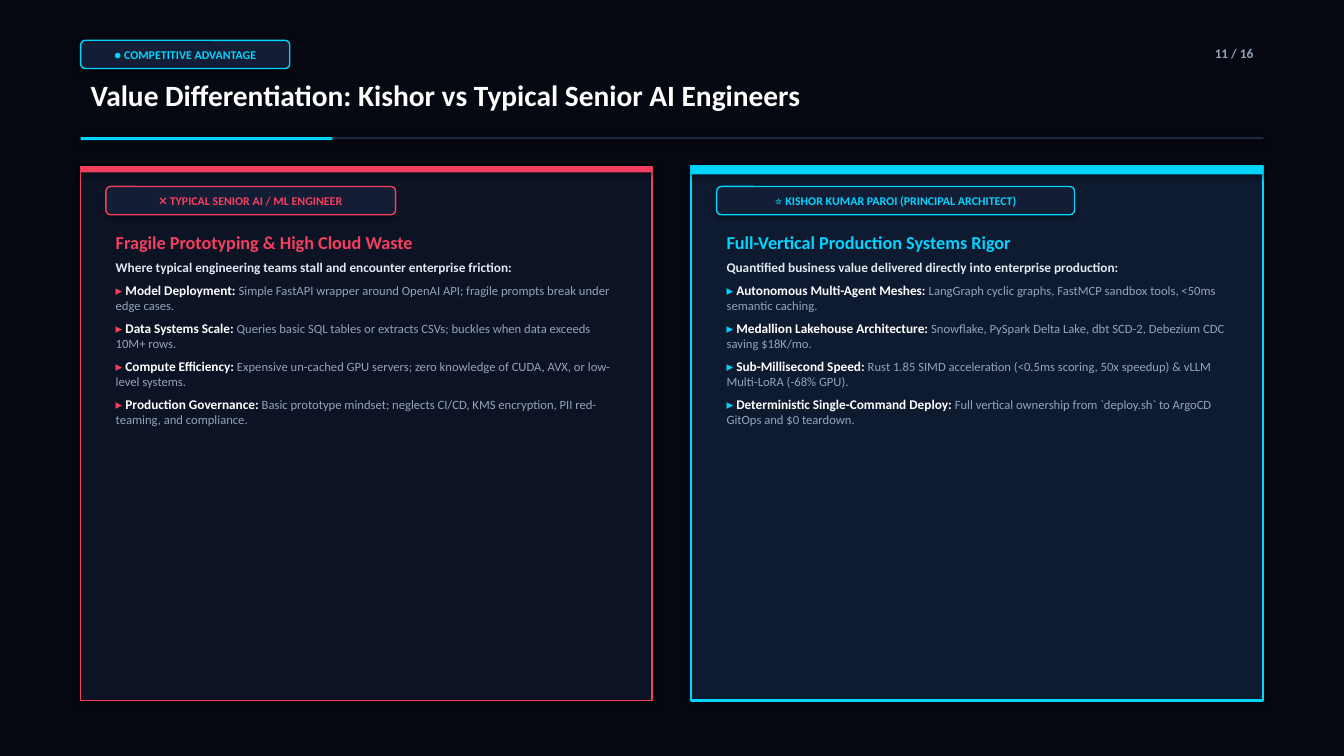
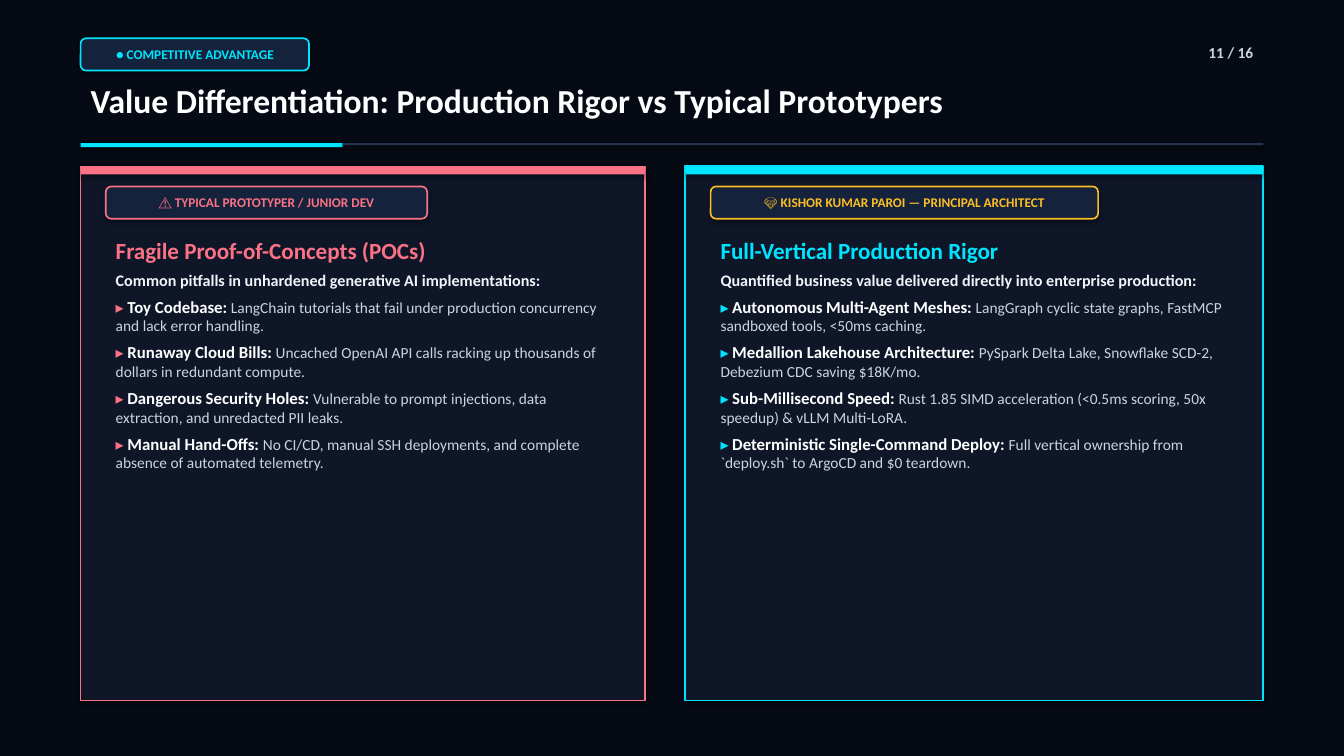
Before and after one commit to KishorKumarParoi/vantage-portfolio, a slide deck: slide 12 of Kishor_Kumar_Paroi_10000_Dollar_Executive_Deck.pptx. Drawn at 1344x756 pixels with LibreOffice and Linux fonts; fonts in the diff are those of the drawing. Boxes give left, top, right and bottom in pixels: in the first picture for what was removed or moved away, otherwise in the second. Text is boxed around its words. In the diff, an @@ line names an element or a change of style, - is before the commit and + after.

```diff
--- a/Kishor_Kumar_Paroi_10000_Dollar_Executive_Deck.pptx
+++ b/Kishor_Kumar_Paroi_10000_Dollar_Executive_Deck.pptx
@@ background #050811 to #060A14 @@
@@ rounded rectangle "● COMPETITIVE ADVANTAGE" resized from (x1=81, y1=40, x2=289, y2=69) to (x1=81, y1=38, x2=310, y2=71) @@
@@ rounded rectangle "● COMPETITIVE ADVANTAGE" at (x1=81, y1=38, x2=310, y2=71): size 8.5 to 9.5 pt, text colour #00D4FF to #00E5FF; fill #131E36 to #15223C; outline #00D4FF 1 pt to #00E5FF 1.2 pt @@
@@ text "11 / 16" moved from (x1=1215, y1=49, x2=1253, y2=58) to (x1=1208, y1=47, x2=1254, y2=58) @@
@@ text "11 / 16" at (x1=1208, y1=47, x2=1254, y2=58): size 9.5 to 11 pt, text colour #94A3B8 to #CBD5E1 @@
@@ text at (x1=91, y1=89, x2=942, y2=119): text changed; size 21 to 24 pt @@
-Value Differentiation: Kishor vs Typical Senior AI Engineers
+Value Differentiation: Production Rigor vs Typical Prototypers
@@ rectangle at (x1=81, y1=143, x2=343, y2=147): fill #00D4FF to #00E5FF @@
@@ rectangle resized from (x1=81, y1=137, x2=333, y2=140) to (x1=81, y1=143, x2=343, y2=147) @@
@@ rectangle resized from (x1=333, y1=137, x2=1263, y2=139) to (x1=343, y1=143, x2=1263, y2=145) @@
@@ rectangle at (x1=343, y1=143, x2=1263, y2=145): fill #1E293B to #24334E @@
@@ rectangle resized from (x1=81, y1=166, x2=652, y2=701) to (x1=81, y1=166, x2=645, y2=701) @@
@@ rectangle at (x1=81, y1=166, x2=645, y2=701): fill #0C1324 to #0E1628; outline #F43F5E 1 pt to #FB7185 1 pt @@
@@ rectangle resized from (x1=81, y1=166, x2=652, y2=172) to (x1=81, y1=166, x2=645, y2=174) @@
@@ rectangle at (x1=81, y1=166, x2=645, y2=174): fill #F43F5E to #FB7185 @@
@@ rectangle resized from (x1=692, y1=166, x2=1263, y2=701) to (x1=686, y1=166, x2=1263, y2=701) @@
@@ rectangle at (x1=686, y1=166, x2=1263, y2=701): fill #0E1A30 to #0E1628; outline #00D4FF 1.5 pt to #00E5FF 1.4 pt @@
@@ rectangle resized from (x1=692, y1=166, x2=1263, y2=174) to (x1=686, y1=166, x2=1263, y2=174) @@
@@ rectangle at (x1=686, y1=166, x2=1263, y2=174): fill #00D4FF to #00E5FF @@
@@ rounded rectangle "⚠️ TYPICAL PROTOTYPER / JUNIOR ..." resized from (x1=106, y1=187, x2=396, y2=215) to (x1=106, y1=187, x2=427, y2=219) @@
@@ rounded rectangle "⚠️ TYPICAL PROTOTYPER / JUNIOR ..." at (x1=106, y1=187, x2=427, y2=219): fill #131E36 to #15223C; outline #F43F5E 1 pt to #FB7185 1.2 pt @@
@@ text in rounded rectangle at (x1=175, y1=198, x2=374, y2=207): text changed; size 8.5 to 9.5 pt; text colour #F43F5E to #FB7185 @@
-❌ TYPICAL SENIOR AI / ML ENGINEER
+⚠️ TYPICAL PROTOTYPER / JUNIOR DEV
@@ rounded rectangle "💎 KISHOR KUMAR PAROI — ..." resized from (x1=717, y1=187, x2=1075, y2=215) to (x1=711, y1=187, x2=1098, y2=219) @@
@@ rounded rectangle "💎 KISHOR KUMAR PAROI — ..." at (x1=711, y1=187, x2=1098, y2=219): fill #131E36 to #15223C; outline #00D4FF 1 pt to #FBBF24 1.2 pt @@
@@ text in rounded rectangle at (x1=781, y1=198, x2=1045, y2=207): text changed; size 8.5 to 9.5 pt; text colour #00D4FF to #FBBF24 @@
-⭐ KISHOR KUMAR PAROI (PRINCIPAL ARCHITECT)
+💎 KISHOR KUMAR PAROI — PRINCIPAL ARCHITECT
@@ text at (x1=116, y1=242, x2=597, y2=471): text changed; size 9 to 11 pt; text colour #94A3B8 to #CBD5E1 @@
-Fragile Prototyping & High Cloud Waste
-Where typical engineering teams stall and encounter enterprise friction:
-▸ Model Deployment: Simple FastAPI wrapper around OpenAI API; fragile prompts break under edge cases.
-▸ Data Systems Scale: Queries basic SQL tables or extracts CSVs; buckles when data exceeds 10M+ rows.
-▸ Compute Efficiency: Expensive un-cached GPU servers; zero knowledge of CUDA, AVX, or low-level systems.
-▸ Production Governance: Basic prototype mindset; neglects CI/CD, KMS encryption, PII red-teaming, and compliance.
+Fragile Proof-of-Concepts (POCs)
+Common pitfalls in unhardened generative AI implementations:
+▸ Toy Codebase: LangChain tutorials that fail under production concurrency and lack error handling.
+▸ Runaway Cloud Bills: Uncached OpenAI API calls racking up thousands of dollars in redundant compute.
+▸ Dangerous Security Holes: Vulnerable to prompt injections, data extraction, and unredacted PII leaks.
+▸ Manual Hand-Offs: No CI/CD, manual SSH deployments, and complete absence of automated telemetry.
@@ text at (x1=721, y1=242, x2=998, y2=263): text changed; size 13 to 16.5 pt; text colour #00D4FF to #00E5FF @@
-Full-Vertical Production Systems Rigor
+Full-Vertical Production Rigor
@@ text at (x1=721, y1=274, x2=1196, y2=289): size 9.5 to 11.5 pt, text colour #E2E8F0 to #F1F5F9 in "Quantified business value delivered directly into enterprise ..." @@
@@ text at (x1=721, y1=301, x2=1221, y2=471): text changed; size 9 to 11 pt; text colour #94A3B8 to #CBD5E1 @@
-▸ Autonomous Multi-Agent Meshes: LangGraph cyclic graphs, FastMCP sandbox tools, <50ms semantic caching.
-▸ Medallion Lakehouse Architecture: Snowflake, PySpark Delta Lake, dbt SCD-2, Debezium CDC saving $18K/mo.
-▸ Sub-Millisecond Speed: Rust 1.85 SIMD acceleration (<0.5ms scoring, 50x speedup) & vLLM Multi-LoRA (-68% GPU).
-▸ Deterministic Single-Command Deploy: Full vertical ownership from `deploy.sh` to ArgoCD GitOps and $0 teardown.
+▸ Autonomous Multi-Agent Meshes: LangGraph cyclic state graphs, FastMCP sandboxed tools, <50ms caching.
+▸ Medallion Lakehouse Architecture: PySpark Delta Lake, Snowflake SCD-2, Debezium CDC saving $18K/mo.
+▸ Sub-Millisecond Speed: Rust 1.85 SIMD acceleration (<0.5ms scoring, 50x speedup) & vLLM Multi-LoRA.
+▸ Deterministic Single-Command Deploy: Full vertical ownership from `deploy.sh` to ArgoCD and $0 teardown.
```
Also in this commit, not shown: 12 other slides changed, 3 slides added, 3 slides removed, 1 other file.
